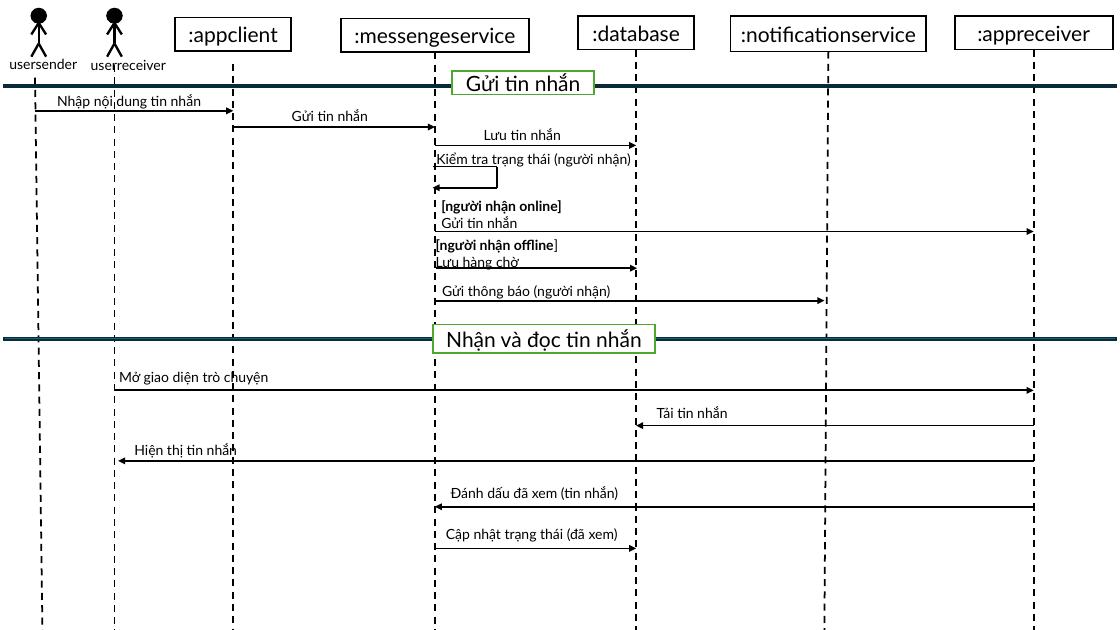
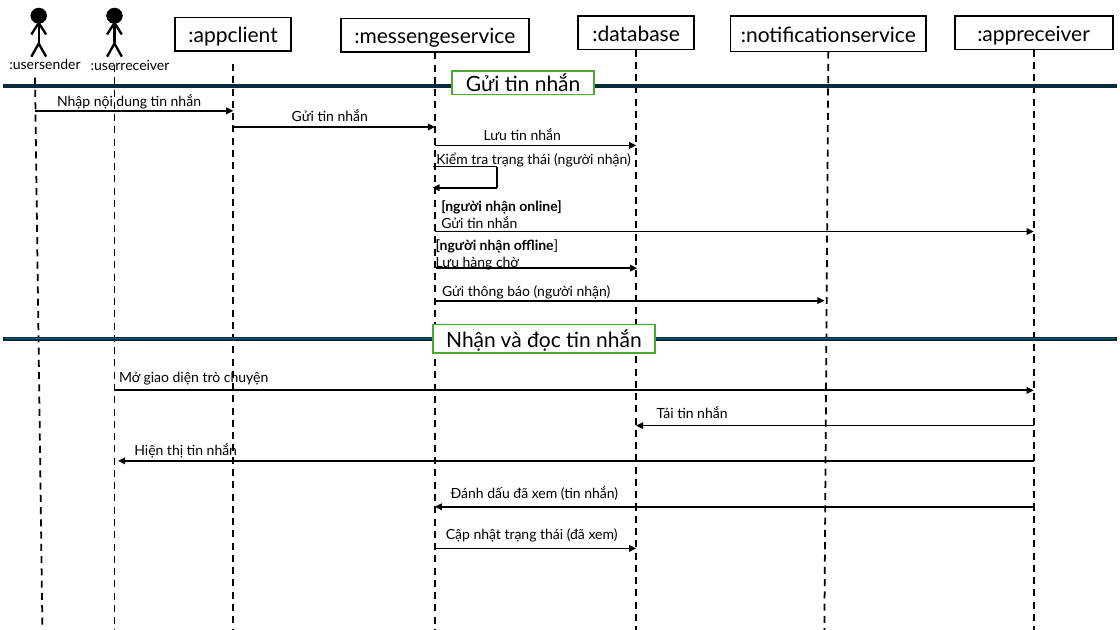
Before and after one commit to nguyenngoctung75/IT3120-PTTKHT, a slide deck: slide 1 of an/sequence.pptx. Drawn at 1120x630 pixels with LibreOffice and Linux fonts; fonts in the diff are those of the drawing. Boxes give left, top, right and bottom in pixels: in the first picture for what was removed or moved away, otherwise in the second. Text is boxed around its words. In the diff, an @@ line names an element or a change of style, - is before the commit and + after.

```diff
--- a/an/sequence.pptx
+++ b/an/sequence.pptx
@@ text at (9, 58, 80, 69): text changed @@
-usersender
+:usersender
@@ text at (91, 60, 170, 72): text changed @@
-userreceiver
+:userreceiver
```
